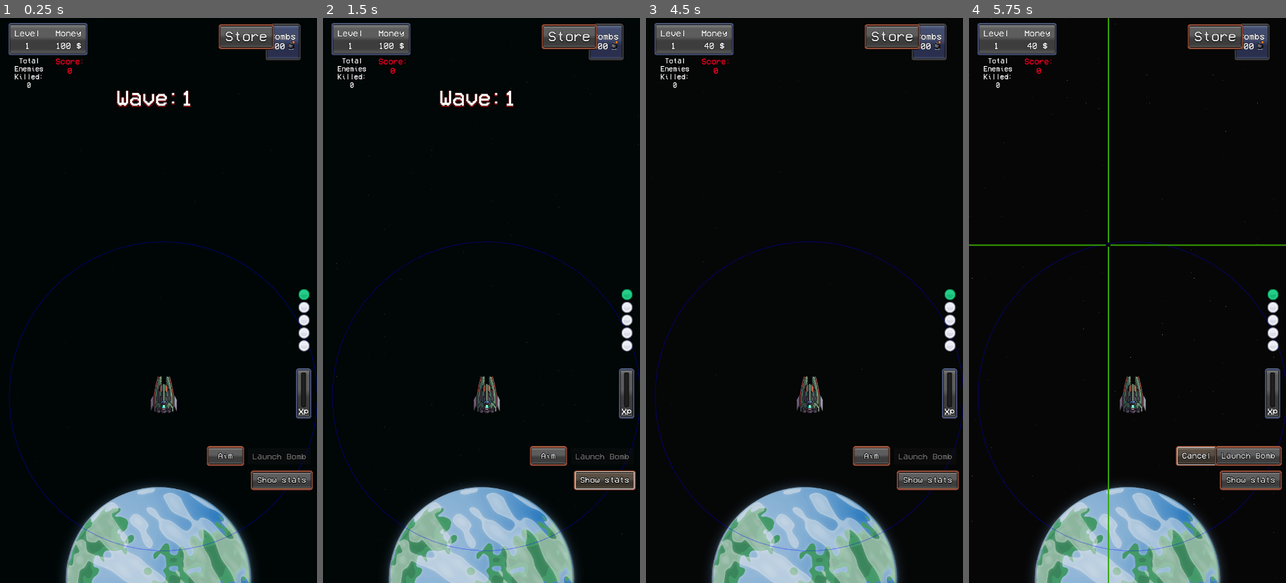
Above: before the commit, frames 1-4 (left to right).
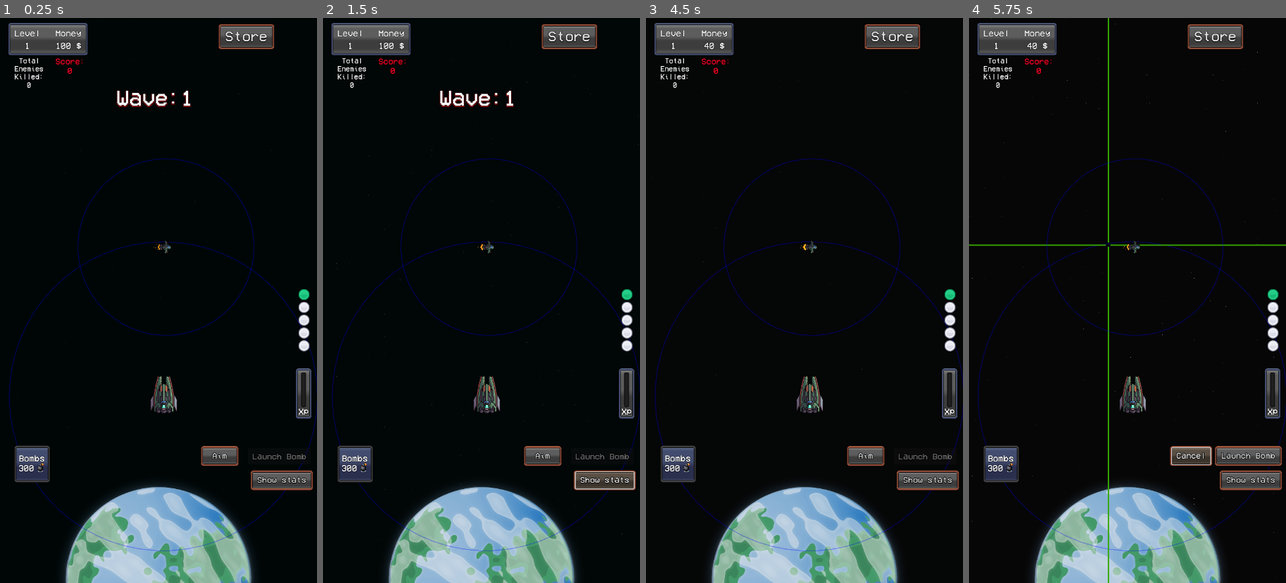
Above: after the commit, the same moments.

Repository: MauroCastro1705/mini_auto_battler
Game: Godot game, scene res://test/test-scene.tscn
Two runs of this game, one before a commit and one after it. Both use one fixed random seed, a clock stepped at 60 frames per second and the inputs below.
Inputs:
- Up to frame 1 (0.25 s): no input
- Up to frame 2 (1.5 s): click "Show stats" at 0.5 s; click "Hide stats" at 1.25 s
- Up to frame 3 (4.5 s): click "Store" at 2 s; click "Comprar" at 2.75 s; click "Buy!" at 3.5 s; click "Return" at 4.25 s
- Up to frame 4 (5.75 s): click "Aim" at 5 s

The runs differ from the first frame. In frame 1, 1.9% of the frame differs, in the area x 4-95%, y 1-83%; in frame 2, 1.8%; in frame 3, 1.8%; in frame 4, 1.8%.

Commit message:
bot working

Diff:
--- a/autoloads/Global.gd
+++ b/autoloads/Global.gd
@@ -32,6 +32,10 @@
 var atk_range:float = 350
 var mobs_killed:int = 0
 var mobs_killed_in_total:int = 0
+#Player bot stats (upgrade)
+var bot_atk_cooldown:= 1.5
+var bot_atk_range:float = 200
+
 
 #BULLET
 var bullet_dmg:float = 8
--- a/character/bot-upgrade/bot.gd
+++ b/character/bot-upgrade/bot.gd
@@ -4,27 +4,27 @@
 @onready var bullet_pool: Node = $BulletPool
 @onready var atk_timer: Timer = $Timer
 @onready var atk_range: CollisionShape2D = $Enemy_detector/CollisionShape2D
+@onready var propulsor: AnimatedSprite2D = $Node2D/propulsor
+@onready var ship: AnimatedSprite2D = $Node2D/ship
 
 var enemies_in_range: Array[Node] = []
-var shoot_cooldown := 0.8
-var time_since_shot := 0.0
 
 var show_range := true
 
 func _ready() -> void:
-
 	Global.stats_updated.connect(update_global)
 	update_global() # Initial call
 	queue_redraw()
-	atk_timer.wait_time = Global.attack_cooldown
+	atk_timer.wait_time = Global.bot_atk_cooldown
 	atk_timer.start()
+	propulsor.play("jet")
 
 func update_global() -> void:
-	atk_timer.wait_time = Global.attack_cooldown
+	atk_timer.wait_time = Global.bot_atk_cooldown
 	atk_timer.start()
-	print("atk cooldown:" , Global.attack_cooldown)
+	print("atk cooldown:" , Global.bot_atk_cooldown)
 	if atk_range.shape is CircleShape2D:
-		(atk_range.shape as CircleShape2D).radius = Global.atk_range
+		(atk_range.shape as CircleShape2D).radius = Global.bot_atk_range
 
 func _process(_delta: float) -> void:
 	queue_redraw()
--- a/character/bot-upgrade/bot.tscn
+++ b/character/bot-upgrade/bot.tscn
@@ -72,7 +72,7 @@
 "texture": SubResource("AtlasTexture_0pe05")
 }],
 "loop": true,
-"name": &"default",
+"name": &"jet",
 "speed": 15.0
 }]
 
@@ -223,10 +223,12 @@
 debug_color = Color(0.894681, 0.255644, 0.493707, 0.42)
 
 [node name="Node2D" type="Node2D" parent="."]
+rotation = 1.5708
 
 [node name="propulsor" type="AnimatedSprite2D" parent="Node2D"]
 sprite_frames = SubResource("SpriteFrames_5rmea")
-frame_progress = 0.767965
+animation = &"jet"
+frame_progress = 0.676569
 
 [node name="ship" type="AnimatedSprite2D" parent="Node2D"]
 sprite_frames = SubResource("SpriteFrames_jyunx")
--- a/character/player.gd
+++ b/character/player.gd
@@ -5,8 +5,7 @@
 @onready var atk_range: CollisionShape2D = $enemy_detector/CollisionShape2D
 
 var enemies_in_range: Array[Node] = []
-var shoot_cooldown := 0.8
-var time_since_shot := 0.0
+
 
 var show_range := true
 
--- a/proyectiles/bomb/bomb_1.tscn
+++ b/proyectiles/bomb/bomb_1.tscn
@@ -131,9 +131,9 @@
 [node name="CanvasLayer" type="CanvasLayer" parent="."]
 
 [node name="show_bomb" type="Button" parent="CanvasLayer"]
-offset_left = 474.0
+offset_left = 461.0
 offset_top = 974.0
-offset_right = 550.0
+offset_right = 537.0
 offset_bottom = 1011.0
 theme = ExtResource("3_ivrvo")
 text = "AIM
--- a/test/test-scene.tscn
+++ b/test/test-scene.tscn
@@ -17,6 +17,7 @@
 [ext_resource type="PackedScene" uid="uid://bqpnlni4edevw" path="res://test/paredes/pared.tscn" id="15_3wcnv"]
 [ext_resource type="PackedScene" uid="uid://bnp2dnfpc6rmn" path="res://ui/wave ui/wave_control.tscn" id="16_pd52j"]
 [ext_resource type="PackedScene" uid="uid://pue181nk6b4y" path="res://character/planet/planet.tscn" id="17_5oahq"]
+[ext_resource type="PackedScene" uid="uid://uk1si8avoosq" path="res://character/bot-upgrade/bot.tscn" id="18_0pl55"]
 
 [sub_resource type="ShaderMaterial" id="ShaderMaterial_ehe6g"]
 shader = ExtResource("1_s3pen")
@@ -109,10 +110,10 @@
 visible = false
 
 [node name="Bombs" parent="CanvasLayer" instance=ExtResource("13_6p2hi")]
-offset_left = 597.0
-offset_top = 11.0
-offset_right = 566.24
-offset_bottom = 4.56001
+offset_left = 27.0
+offset_top = 967.0
+offset_right = -3.76
+offset_bottom = 960.56
 metadata/_edit_lock_ = true
 
 [node name="Upgrade-menu" parent="CanvasLayer" instance=ExtResource("9_jipin")]
@@ -159,4 +160,7 @@
 [node name="Planet" parent="." instance=ExtResource("17_5oahq")]
 position = Vector2(365, 1103)
 
+[node name="Bot" parent="." instance=ExtResource("18_0pl55")]
+position = Vector2(377, 519)
+
 [connection signal="timeout" from="Timer" to="GameManager" method="_on_timer_timeout"]
Not shown: 1 places in test/test-scene.tscn that only renumber resources
